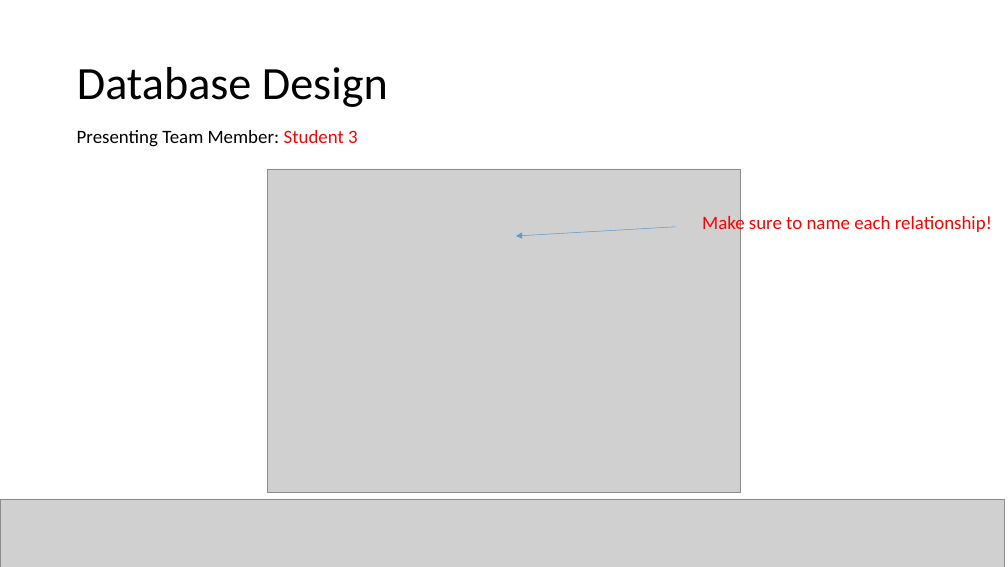
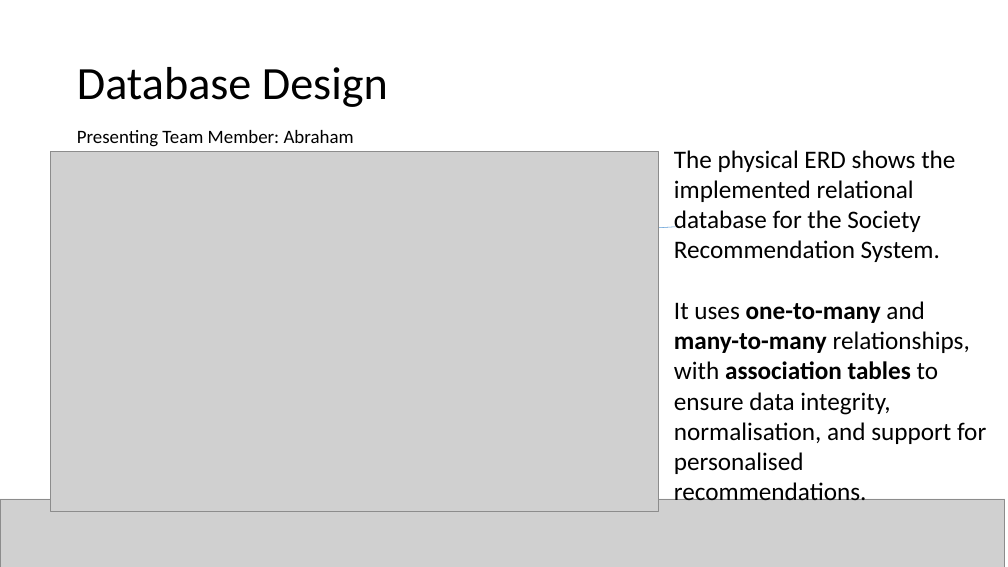
Before and after one commit to OfficalAL/University-Work, a slide deck: slide 8 of Server Backend/Assignment/CMP5387_ProductDemo_Template.pptx. Drawn at 1008x567 pixels with LibreOffice and Linux fonts; fonts in the diff are those of the drawing; grey boxes stand for pictures. Boxes give left, top, right and bottom in pixels: in the first picture for what was removed or moved away, otherwise in the second. Text is boxed around its words. In the diff, an @@ line names an element or a change of style, - is before the commit and + after.

```diff
--- a/Server Backend/Assignment/CMP5387_ProductDemo_Template.pptx
+++ b/Server Backend/Assignment/CMP5387_ProductDemo_Template.pptx
@@ text at (77,130,354,147): text changed @@
-Presenting Team Member: Student 3
+Presenting Team Member: Abraham
@@ picture: place and size @@
-picture at (268,169,740,493)
+picture at (51,151,659,511)
@@ text added at (674,150,986,500), 24 pt, text #000000 @@
+The physical ERD shows the implemented relational database for the Society Recommendation System.
+It uses one-to-many and many-to-many relationships, with association tables to ensure data integrity, normalisation, and support for personalised recommendations.
@@ text removed at (702,214,992,235) @@
-Make sure to name each relationship!
```
Also in this commit, not shown: 5 other slides changed, 16 other files.
